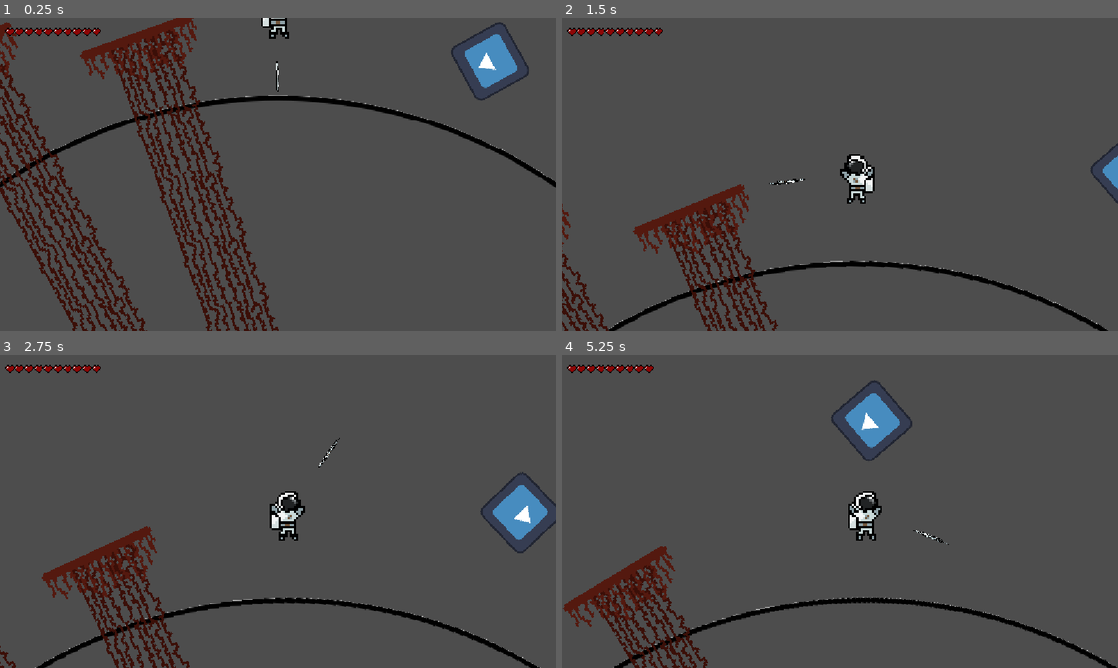
Above: before the commit, frames 1-4 (two rows, left to right).
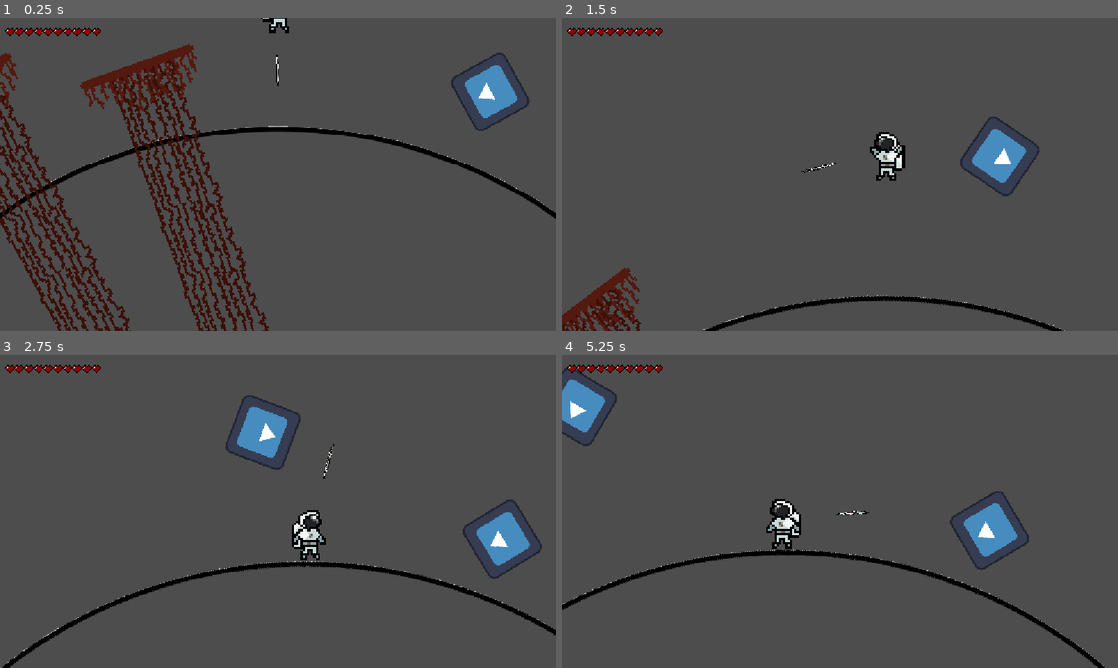
Above: after the commit, the same moments.

Repository: sDANTOSO/whs-overlockers-kiwihacks
Game: Godot game, scene res://Scenes/test_planet2.tscn
Two runs of this game, one before a commit and one after it. Both use one fixed random seed, a clock stepped at 60 frames per second and the inputs below. This scene is started directly instead of the project's main scene. The engine's default icon, where the game draws it, is replaced by a stand-in: a white triangle on a blue panel in a dark square.
Inputs (mouse positions are in pixels of both pictures, inside the frame that each line leads up to):
- Up to frame 1 (0.25 s): no input
- Up to frame 2 (1.5 s): tap Enter (ui_accept) at 0.5, 0.77, 1.07 s; move the mouse to (962, 158) at 0.52 s; hold Right (ui_right) 0.53-1.28 s; hold C (checkpoint) 0.53-1.28 s; click (962, 158) at 0.8 s; move the mouse to (728, 190) at 1.27 s; hold Left (ui_left) from 1.28 s (still down); click (728, 190) at 1.35 s
- Up to frame 3 (2.75 s): tap Enter (ui_accept) at 1.52, 1.55, 1.82 s; move the mouse to (333, 442) at 2.02 s; release Left (ui_left) at 2.03 s; hold Right (ui_right) from 2.03 s (still down); hold Enter (ui_accept) from 2.03 s (still down); tap C (checkpoint) at 2.3 s
- Up to frame 4 (5.25 s): move the mouse to (812, 574) at 2.77 s; release Enter (ui_accept) at 2.78 s; tap C (checkpoint) at 2.85, 4.35 s; tap Enter (ui_accept) at 3.02, 3.32, 4.52, 4.82 s; click (812, 574) at 3.05 s; move the mouse to (1006, 558) at 3.52 s; release Right (ui_right) at 3.53 s; hold Enter (ui_accept) 3.53-4.28 s; hold Left (ui_left) from 3.53 s (still down); click (1006, 558) at 3.6 s; move the mouse to (673, 464) at 4.27 s; move the mouse to (867, 511) at 5.02 s; click (867, 511) at 5.1 s

The runs differ from the first frame. In frame 1, 18% of the frame differs, in the area x 0-100%, y 0-100%; in frame 2, 10%; in frame 3, 11%; in frame 4, 11%.

Commit message:
returned to original movement

Diff:
--- a/fruity-space/Scenes/enemy_planet.tscn
+++ b/fruity-space/Scenes/enemy_planet.tscn
@@ -6,7 +6,6 @@
 [ext_resource type="Texture2D" uid="uid://cattslbbgtw1x" path="res://Assets/planet-v2.png" id="4_4wstj"]
 [ext_resource type="Script" uid="uid://btu1t77ylm0xs" path="res://Scripts/path_follow_2d.gd" id="4_747j0"]
 [ext_resource type="PackedScene" uid="uid://bnf2da3nf22m0" path="res://Scenes/evil_enemy.tscn" id="4_hiosp"]
-[ext_resource type="Script" uid="uid://dsxkmkw28u3iy" path="res://Scripts/player.gd" id="4_jooks"]
 [ext_resource type="PackedScene" uid="uid://s3d8uge3iohp" path="res://Scenes/collectable.tscn" id="7_hl06r"]
 
 [sub_resource type="CircleShape2D" id="CircleShape2D_cq4jf"]
@@ -30,10 +29,11 @@
 
 [node name="Player" parent="." unique_id=281807801 instance=ExtResource("3_4wstj")]
 position = Vector2(1300, 0)
-script = ExtResource("4_jooks")
 checkpoint_position = Vector2(0, 1200)
+idleSprite = null
+jumpSprite = null
 
-[node name="Camera2D" parent="Player" index="2" unique_id=678578449]
+[node name="Camera2D" parent="Player" index="3" unique_id=678578449]
 ignore_rotation = false
 
 [node name="RigidBody2D" type="RigidBody2D" parent="." unique_id=989876643]
--- a/fruity-space/Scenes/player.tscn
+++ b/fruity-space/Scenes/player.tscn
@@ -12,7 +12,6 @@
 
 [node name="Player" type="CharacterBody2D" unique_id=281807801 groups=["Player"]]
 script = ExtResource("1_cvnsp")
-jump_velocity = 7
 idleSprite = ExtResource("2_cvnsp")
 jumpSprite = ExtResource("2_6t5aa")
 
@@ -30,8 +29,6 @@
 texture = ExtResource("2_cvnsp")
 offset = Vector2(30, 0)
 
-[node name="Camera2D" type="Camera2D" parent="." unique_id=678578449]
-
 [node name="ShapeCast2D" type="ShapeCast2D" parent="." unique_id=212273052]
 position = Vector2(0, 12)
 shape = SubResource("RectangleShape2D_ktfyh")
--- a/fruity-space/Scenes/test_planet2.tscn
+++ b/fruity-space/Scenes/test_planet2.tscn
@@ -31,9 +31,10 @@
 [node name="Area2D" parent="Sprite2D" index="0" unique_id=1287813010 node_paths=PackedStringArray("player")]
 player = NodePath("../../Player")
 
-[node name="Player" parent="." unique_id=281807801 node_paths=PackedStringArray("hud") instance=ExtResource("4_cdedg")]
+[node name="Player" parent="." unique_id=281807801 node_paths=PackedStringArray("hud", "planet") instance=ExtResource("4_cdedg")]
 position = Vector2(1300, 0)
 hud = NodePath("../Camera/Camera2D/CanvasLayer/HUD")
+planet = NodePath("..")
 checkpoint_position = Vector2(0, 1200)
 
 [node name="RigidBody2D" type="RigidBody2D" parent="." unique_id=989876643]
--- a/fruity-space/Scripts/player.gd
+++ b/fruity-space/Scripts/player.gd
@@ -1,15 +1,16 @@
 extends CharacterBody2D
 
 
-@export var SPEED:float = 300
-@export var FRICTION: float = 0.92;
-var theta:float = 0;
-var magnitude:float = 1200;
-@export var jump_velocity: int = 5
+@export var GROUNDSPEED:float = 100
+@export var AIRSPEED:float = 15
+@export var FRICTION: float = 0.8;
+@export var G: float = 20000000;
+@export var jump_velocity: int = 700
 @export var jumpThreshold: float = 0.3;
-@export var G: int = 10000000
+
 @onready var shapecast = $ShapeCast2D
 @export var hud: Control;
+@export var planet: Node2D;
 @export var max_health: int = 10;
 var health: int = max_health
 @export var damage_cooldown: int = 10
@@ -22,8 +23,6 @@
 
 
 var frames_since_last_damaged = 100;
-var magnitude_velocity = 0;
-var direction = 0;
 
 var grounded: bool = false;
 
@@ -32,66 +31,44 @@
 	hud.display_health(health)
 
 func goto_checkpoint():
-	theta = checkpoint_position.x
-	magnitude = checkpoint_position.y
-	theta = wrapf(theta, 0, TAU)
-	rotation = theta + PI/2
-	position = Vector2(
-		magnitude * cos(theta),
-		magnitude * sin(theta)
-	)
+	pass
 
 func _physics_process(delta: float) -> void:
+	look_at(planet.position)
+	rotate(deg_to_rad(-90));
+
 	var mousePos = get_global_mouse_position();
 	arrow.look_at(mousePos)
 
-	var xDir = cos(arrow.rotation);
-	if xDir > 0:
+	var direction := Input.get_axis("ui_left", "ui_right")
+	if direction > 0:
 		sprite.flip_h = false;
-	elif xDir < 0:
+	elif direction < 0:
 		sprite.flip_h = true;
 
+	var diffToPlanet: Vector2 = (planet.position - position).normalized();
 	if not shapecast.is_colliding():
-	#	var A = G / max(magnitude * magnitude, 0.1)
-	#	magnitude_velocity += A * delta
 		sprite.texture = jumpSprite;
 		grounded = false;
 	else:
-	#	#if !grounded:
-		direction *= FRICTION;
-	#	grounded = true;
-	#	sprite.texture = idleSprite;
-	if Input.is_action_just_pressed("primary"):
-		var yVel = max(0,-sin(arrow.rotation))*jump_velocity;
-		if yVel>jumpThreshold:
-			direction = xDir;
-			magnitude_velocity -= yVel;
+		grounded = true;
+		sprite.texture = idleSprite;
+		if Input.is_action_just_pressed("ui_accept"):
+			velocity-=diffToPlanet*jump_velocity;
+
+	var rightward = transform.x;
+	var horizontalVelocity = direction*rightward;
+
+
+	if !grounded:
+		var inverseSquaredDist = 1 / position.distance_squared_to(planet.position);
+		velocity += diffToPlanet * G * inverseSquaredDist;
+		velocity+=horizontalVelocity*AIRSPEED;
 	else:
-		magnitude_velocity = 0.0
+		velocity+=horizontalVelocity*GROUNDSPEED;
+		velocity *= FRICTION
 
-	magnitude -= magnitude_velocity
-
-	var angular_speed = SPEED / max(magnitude, 0.1)
-	var next_theta = theta + (direction * angular_speed * delta)
-	next_theta = wrapf(next_theta, 0, TAU)
-
-	var target_position = Vector2(
-		magnitude * cos(next_theta),
-		magnitude * sin(next_theta)
-	)
-
-	velocity = (target_position - position) / delta
-	var velX = velocity.x;
-	if move_and_slide():
-		theta = position.angle()
-		rotation = theta + PI/2
-
-		if velX!=0 && velocity.x==0:
-			print("hit wall");
-	else:
-		theta = next_theta
-		rotation = theta + PI/2
-
+	move_and_slide();
 	frames_since_last_damaged += 1
 
 	if Input.is_action_pressed("checkpoint"):
